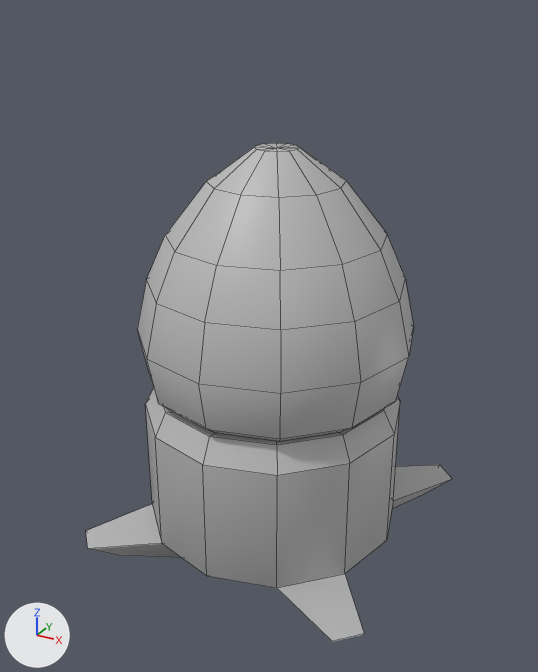
An edit to the FBX model OperationVega/Assets/Models/Cockpit3.fbx, drawn before and after from the same camera.
One viewpoint serves both versions: a 50 mm camera at (4.63, -8.63, 9.48) aimed at (-0.04, -0.13, 5.23). The axes (+X, +Y, +Z) are drawn at lower left. The lights are the same throughout. Mesh edges are drawn as thin lines. Where no turn or scale is listed for an object, it has been applied to the vertices.

The older version as bpy lines, for what is in view:
```python
me_mesh = bpy.data.meshes.new('Mesh')
me_mesh.from_pydata(...)  # 174 vertices, 184 faces; spans x -2.24..2.24, y -2.26..2.26, z -3.17..3.17
me_mesh.materials.append(mat_lambert8)  # grey #bcbcbc
ob_rocket_chassis_2 = bpy.data.objects.new('Rocket_Chassis_2', me_mesh)
ob_rocket_chassis_2.location = (0.05, 0.0, 4.68)
```
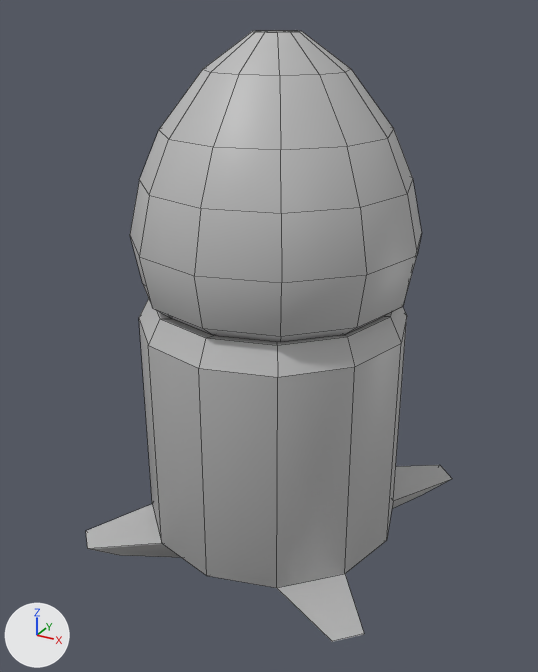
Diff of the bpy script that builds the scene:
```diff
--- a/OperationVega/Assets/Models/Cockpit3.fbx.py
+++ b/OperationVega/Assets/Models/Cockpit3.fbx.py
@@ me_mesh @@
 me_mesh.from_pydata(...)  # 174 vertices, 184 faces; spans x -2.24..2.24, y -2.26..2.26, z -3.17..3.17
 # used by ob_rocket_chassis_2; location = (0.05, 0.0, 4.68)
+# me_mesh part 1: all 53 vertices in x -2.24..2.24, y -2.26..2.26, z -3.17..-2.32 are moved by (0.0, 0.0, -0.69)
+# me_mesh part 2: all 121 vertices in x -2.03..1.92, y -1.97..1.97, z -0.58..3.17 are moved by (0.0, 0.0, 0.69)
 me_mesh.materials.append(mat_lambert8)
@@ ob_rocket_chassis_2 @@
 ob_rocket_chassis_2 = bpy.data.objects.new('Rocket_Chassis_2', me_mesh)
-ob_rocket_chassis_2.location = (0.05, 0.0, 4.68)
+ob_rocket_chassis_2.location = (0.05, 0.0, 5.37)
```

Pixel boxes [x1, y1, x2, y2] of what changed, in the pictures (538 x 672 px; the box of a moved part takes in the faces that stretch with it):
'Rocket_Chassis_2', reshaped, moved (23% taller): before [86, 143, 452, 642]; after [86, 30, 452, 642]
part 1 of me_mesh, moved or reshaped: before [86, 404, 452, 642]; after [86, 318, 452, 642]
part 2 of me_mesh, moved or reshaped: before [137, 143, 414, 475]; after [130, 30, 422, 377]
